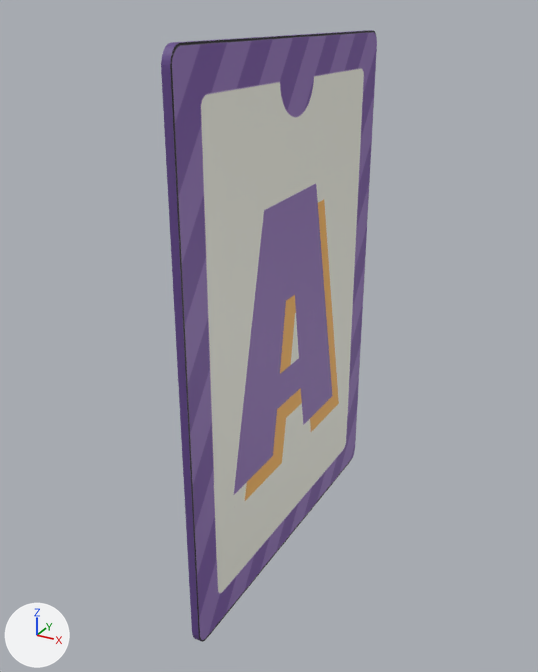
Before and after pictures for a commit that changed the FBX model Assets/Resources/Model/Card/Number/m_card_A.fbx.
The view is the same before and after, from a 50 mm lens placed at (1.73, -3.44, 1.51), pointed at (-0.11, -0.09, -0.16). Every picture has the same lights, and +X, +Y and +Z are marked at lower left. The picture after the commit comes second. Where no turn or scale is listed for an object, it has been applied to the vertices.

The first picture shows 'Card'.
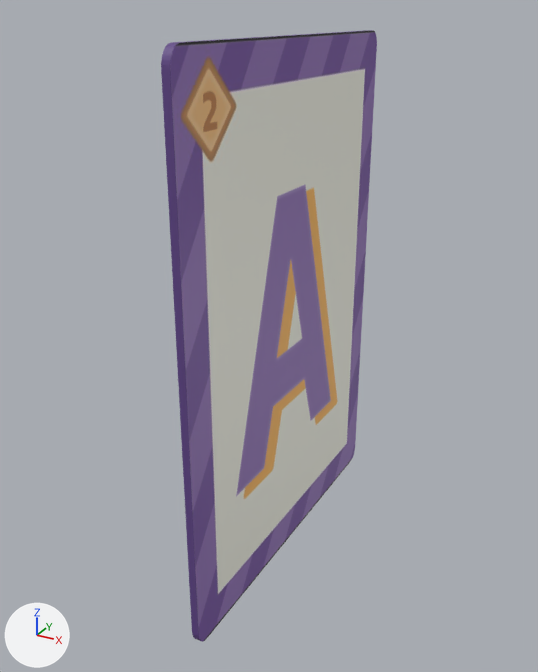
Pixel boxes [x1, y1, x2, y2] of what changed, in the pictures (538 x 672 px):
'Card', surface changed: [167, 31, 377, 642] in both
part 1 of me_plane, surface changed: [170, 31, 377, 642] in both

The change, as a list of edits to the scene's bpy script:
```text
Add img_card_number_a_png:
    img_card_number_a_png = load_image('Card_Number_A.png', '../../../Sprites/Cards/Card_LV1/A-F/Card_Number_A.png', 1080, 1080, 'sRGB')
Change mat_front:
    mat_front.texture: img_10_png -> img_card_number_a_png
Change me_plane:
    where me_plane.from_pydata(...)  # 72 vertices, 38 faces; spans x -0.04..0.0, y -1.04..1.04, z -1.5..1.45
    used by ob_card; location = (0.0, 0.0, -0.053)
    me_plane part 1: texture (UV) coordinates of 1 of 38 faces, centred in x 0.0, y 0.0, z -0.03, changed; they spanned u 0.18..0.81, v 0.06..0.94 and now span u 0.27..0.73, v 0.18..0.82
```
